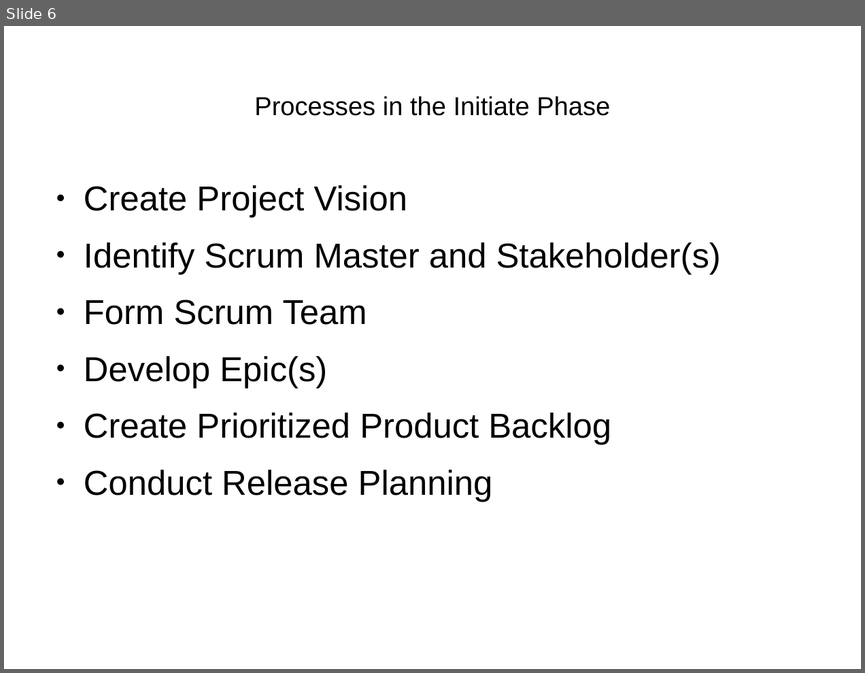
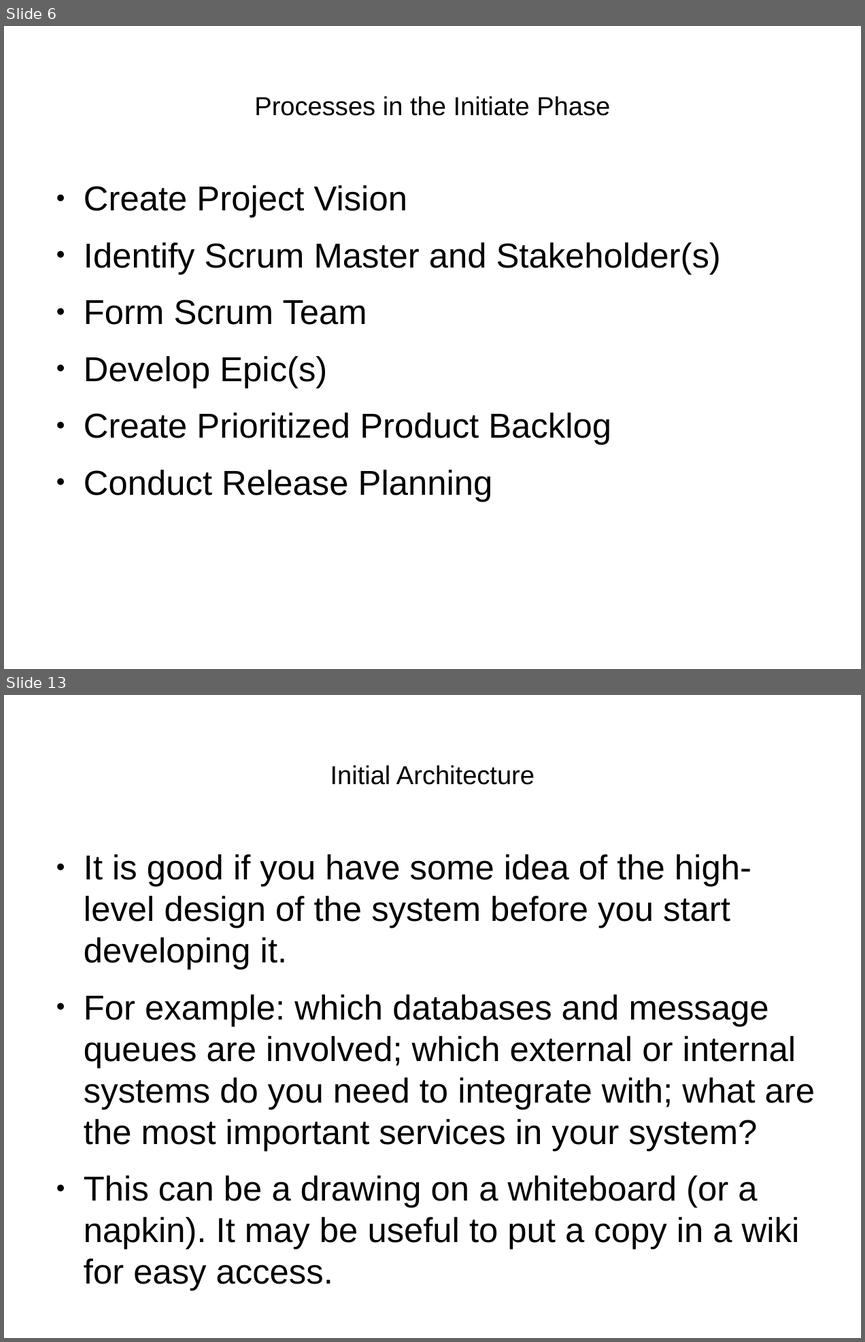
Before and after one commit to henrikarro/uu, a slide deck: 1DL251/project/requirements-presentation.odp. Shown one above the other, each under a label of ours: slide 6 before the commit, slides 6 and 13 after it; the slides between them are not shown. The pictures are 865x673 and 865x1342 pixels, drawn with LibreOffice and Linux fonts; fonts in the diff are those of the drawing. Boxes give left, top, right and bottom in pixels: in the first picture for what was removed or moved away, otherwise in the second. Text is boxed around its words. In the diff, an @@ line names an element or a change of style, - is before the commit and + after.

```diff
--- a/1DL251/project/requirements-presentation.odp
+++ b/1DL251/project/requirements-presentation.odp
@@ slide 13 added at <box>4,695,861,1338</box>, background #FFFFFF @@
@@ title added at <box>330,765,534,785</box>, 24 pt, text #000000 @@
+Initial Architecture
@@ text added at <box>84,854,815,1284</box>, 32 pt, text #000000 @@
+● It is good if you have some idea of the high-level design of the system before you start developing it.
+● For example: which databases and message queues are involved; which external or internal systems do you need to integrate with; what are the most important services in your system?
+● This can be a drawing on a whiteboard (or a napkin). It may be useful to put a copy in a wiki for easy access.
```
Also in this commit, not shown: 2 slides changed, 11 other slides added, 1 other file.
